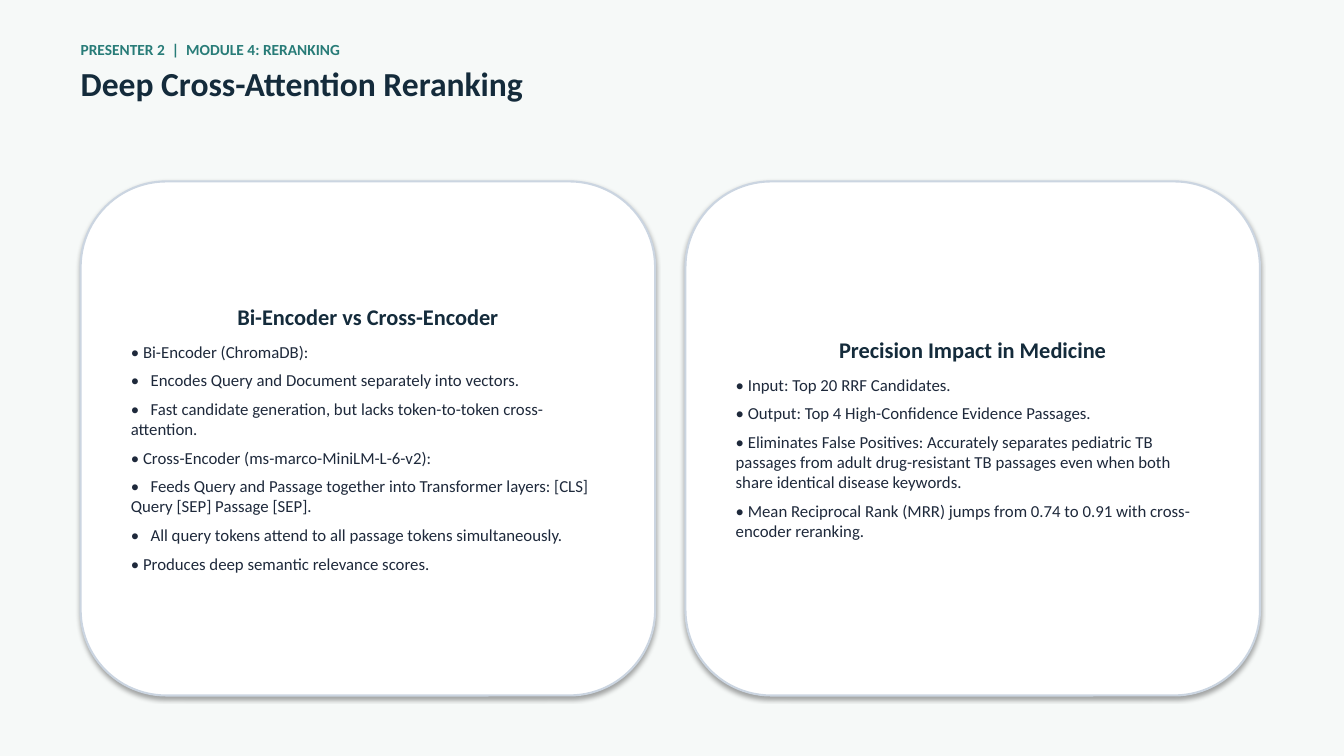
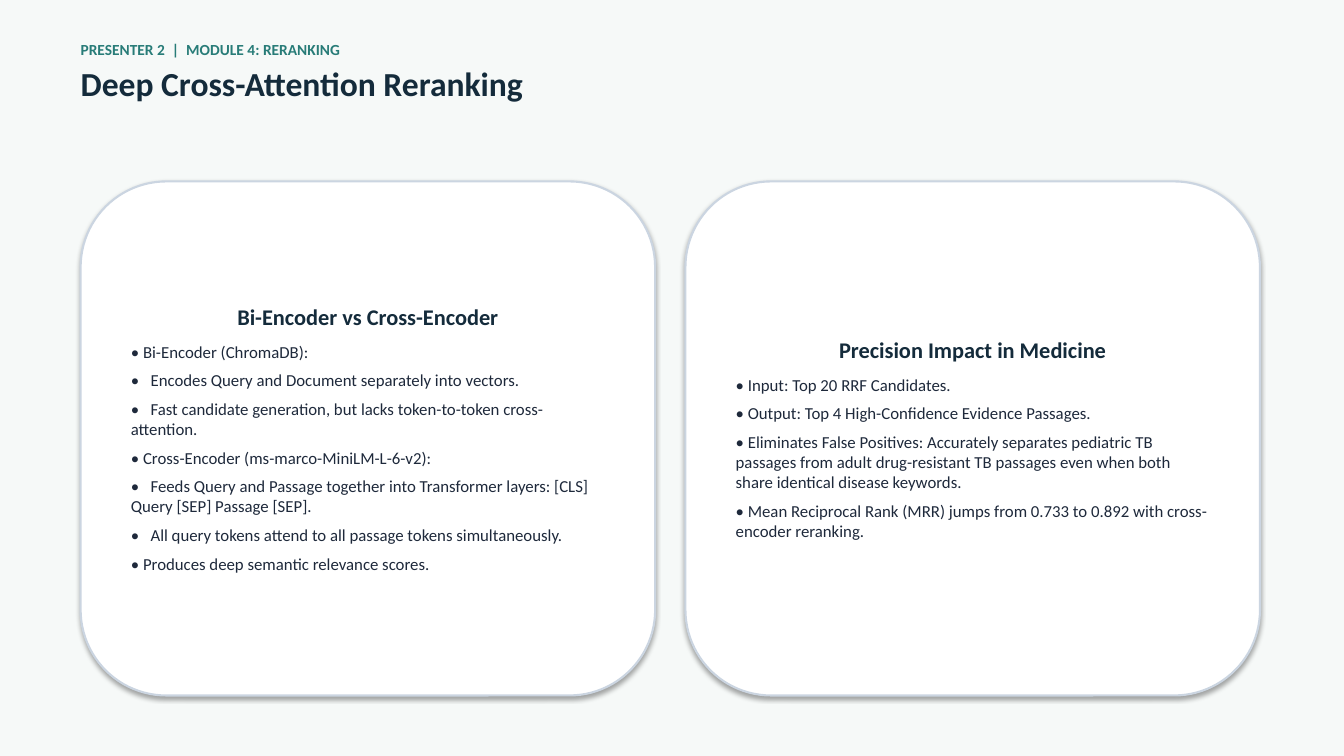
Before and after one commit to praneeth190610/TB-Guidelines, a slide deck: slide 11 of TB_Guidelines_Presentation.pptx. Drawn at 1344x756 pixels with LibreOffice and Linux fonts; fonts in the diff are those of the drawing. Boxes give left, top, right and bottom in pixels: in the first picture for what was removed or moved away, otherwise in the second. Text is boxed around its words. In the diff, an @@ line names an element or a change of style, - is before the commit and + after.

```diff
--- a/TB_Guidelines_Presentation.pptx
+++ b/TB_Guidelines_Presentation.pptx
@@ text in rounded rectangle at [736, 505, 1207, 540]: text changed @@
-• Mean Reciprocal Rank (MRR) jumps from 0.74 to 0.91 with cross-encoder reranking.
+• Mean Reciprocal Rank (MRR) jumps from 0.733 to 0.892 with cross-encoder reranking.
```
Also in this commit, not shown: 4 other slides changed, 5 other files.
